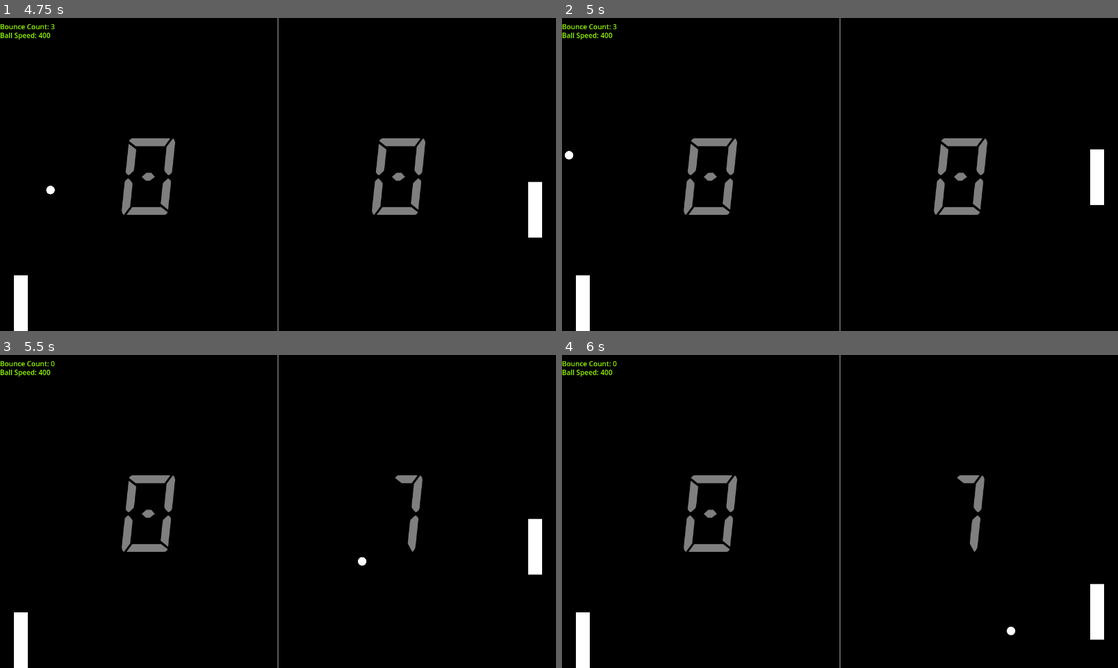
Above: before the commit, frames 1-4 (two rows, left to right).
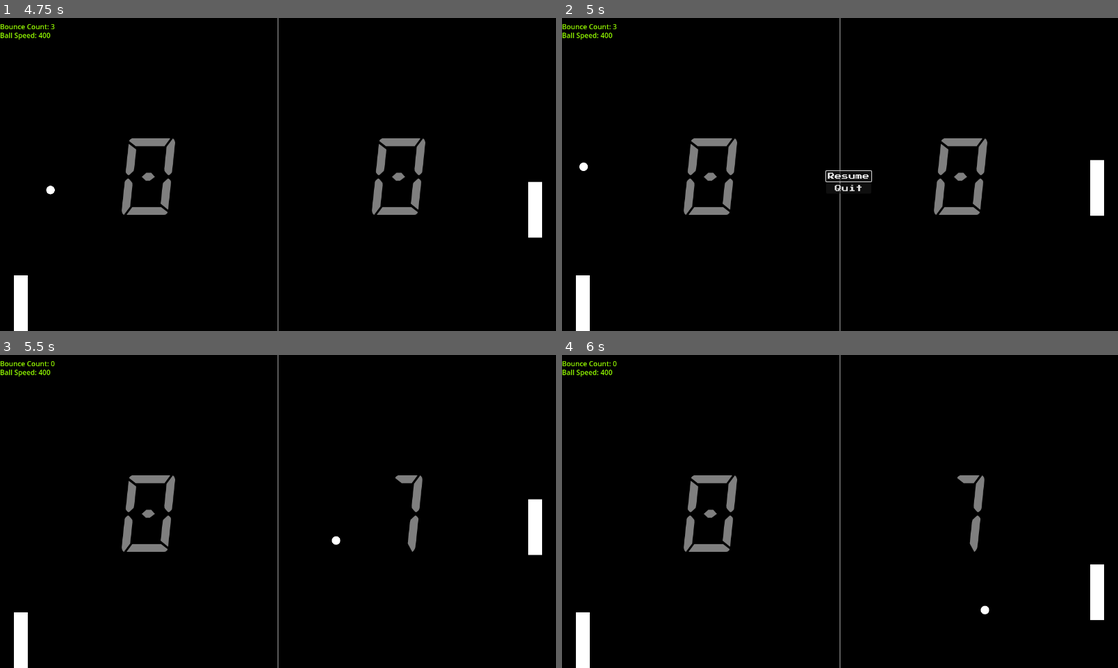
Above: after the commit, the same moments.

Repository: thejacer87/Pong
Game: Godot game, scene res://MainMenu/MainMenu.tscn
The game is run twice, just before and just after one commit, with the same random seed, the same clock (stepped at 60 frames per second) and the same inputs.
Inputs (mouse positions are in pixels of both pictures, inside the frame that each line leads up to):
- Up to frame 1 (4.75 s): click "Start" at 0.5 s; hold A (paddle_rotate_up) 1.28-2.03 s; hold Space (smack) 1.28-2.03 s; hold S (paddle_down) 2.03-2.78 s; tap Space (smack) at 2.1, 3.6 s; hold Space (smack) 2.78-3.53 s; hold A (paddle_rotate_up) 2.78-4.28 s; hold S (paddle_down) from 4.28 s (still down); hold Space (smack) from 4.28 s (still down)
- Up to frame 2 (5 s): keep holding S (paddle_down); keep holding Space (smack); tap Escape (ui_cancel) at 4.9 s
- Up to frame 3 (5.5 s): release S (paddle_down) at 5 s; release Space (smack) at 5 s; click (289, 514) at 5 s, where only the run after the commit has a clickable "Resume"
- Up to frame 4 (6 s): hold S (paddle_down) from 5.78 s (still down); tap Space (smack) at 5.85 s

Frame 1 is identical in both runs. In frame 2, 0.5% of the frame differs, in the area x 0-98%, y 42-64%; in frame 3, 0.4%; in frame 4, 0.4%.

Commit message:
Adds full game loop with pause menu

Diff:
--- a/Main.gd
+++ b/Main.gd
@@ -5,16 +5,48 @@
 @onready var paddle_2 = $AI
 @onready var zone_1 = $ScoringZone1
 @onready var zone_2 = $ScoringZone2
+@onready var pause = $Pause
 
-# Called when the node enters the scene tree for the first time.
+const winning_score = 2
+
 func _ready():
-	zone_1.connect("scored", _on_scored.bind(paddle_2))
-	zone_2.scored.connect(_on_scored.bind(paddle_1))
+	reset()
 
-# Called every frame. 'delta' is the elapsed time since the previous frame.
-func _process(delta):
-	pass
+func _input(event):
+	if event.is_action_pressed("ui_cancel"):
+		pause_game()
 
-func _on_scored(paddle):
+func on_scored(paddle):
 	paddle.add_points()
 	ball.reset_ball()
+
+	if paddle_1.score >= winning_score:
+		show_gameover("Congrats, Player 1 \n You won!")
+	if paddle_2.score >= winning_score:
+		show_gameover("Congrats, Player 2 \n You won!")
+
+func show_gameover(message: String):
+	get_tree().paused = true
+	var gameover = preload("res://gameover.tscn").instantiate()
+	gameover.set_message(message)
+	get_tree().get_root().add_child(gameover)
+
+func reset():
+	unpause_game()
+	zone_1.scored.connect(on_scored.bind(paddle_2))
+	zone_2.scored.connect(on_scored.bind(paddle_1))
+	paddle_1.score = 0
+	paddle_2.score = 0
+	pause.resume_game.connect(unpause_game)
+	pause.go_to_main_menu.connect(go_to_main_menu)
+
+func pause_game():
+	pause.visible = true
+	get_tree().paused = true
+
+func unpause_game():
+	pause.visible = false
+	get_tree().paused = false
+
+func go_to_main_menu():
+	get_tree().change_scene_to_file("res://MainMenu/MainMenu.tscn")
--- a/Main.tscn
+++ b/Main.tscn
@@ -8,6 +8,7 @@
 [ext_resource type="PackedScene" uid="uid://tp8y8cy65yo6" path="res://ScoringZone.tscn" id="4_aaibv"]
 [ext_resource type="PackedScene" uid="uid://0t7fdjjkiswj" path="res://UI.tscn" id="5_wcver"]
 [ext_resource type="PackedScene" uid="uid://dcu7vk4rkix10" path="res://AI.tscn" id="8_wi2pc"]
+[ext_resource type="PackedScene" uid="uid://vh25a5e1avc1" path="res://pause.tscn" id="9_502vg"]
 
 [node name="Main" type="Node2D"]
 script = ExtResource("1_s0q0m")
@@ -46,3 +47,8 @@
 
 [node name="AI" parent="." instance=ExtResource("8_wi2pc")]
 position = Vector2(1232, 320)
+
+[node name="Pause" parent="." instance=ExtResource("9_502vg")]
+visible = false
+grow_horizontal = 2
+grow_vertical = 2
--- a/MainMenu/MainMenu.tscn
+++ b/MainMenu/MainMenu.tscn
@@ -5,14 +5,16 @@
 [ext_resource type="FontFile" uid="uid://dv6ugfdmiq64g" path="res://assets/PressStart2P-Regular.ttf" id="3_yx3d3"]
 
 [node name="MainMenu" type="Control"]
+process_mode = 3
 layout_mode = 3
 anchors_preset = 15
 anchor_right = 1.0
 anchor_bottom = 1.0
+grow_horizontal = 2
+grow_vertical = 2
 script = ExtResource("1_7c3jp")
 
 [node name="TextureRect" type="TextureRect" parent="."]
-layout_mode = 0
 offset_left = -3.05176e-05
 offset_right = 1974.0
 offset_bottom = 1458.0
@@ -20,14 +22,12 @@
 texture = ExtResource("3_od7as")
 
 [node name="VBoxContainer2" type="VBoxContainer" parent="."]
-layout_mode = 0
 offset_left = 464.0
 offset_top = 88.0
 offset_right = 864.0
 offset_bottom = 191.0
 
 [node name="Label" type="Label" parent="VBoxContainer2"]
-layout_mode = 2
 offset_right = 400.0
 offset_bottom = 103.0
 theme_override_colors/font_color = Color(1, 1, 1, 1)
@@ -38,7 +38,6 @@
 vertical_alignment = 1
 
 [node name="VBoxContainer" type="VBoxContainer" parent="."]
-layout_mode = 1
 anchors_preset = 8
 anchor_left = 0.5
 anchor_top = 0.5
@@ -54,7 +53,6 @@
 alignment = 1
 
 [node name="StartButton" type="Button" parent="VBoxContainer"]
-layout_mode = 2
 offset_top = 10.0
 offset_right = 120.0
 offset_bottom = 34.0
@@ -63,7 +61,6 @@
 text = "Start"
 
 [node name="OptionsButton" type="Button" parent="VBoxContainer"]
-layout_mode = 2
 offset_top = 38.0
 offset_right = 120.0
 offset_bottom = 62.0
@@ -71,7 +68,6 @@
 text = "Options"
 
 [node name="QuitButton" type="Button" parent="VBoxContainer"]
-layout_mode = 2
 offset_top = 66.0
 offset_right = 120.0
 offset_bottom = 90.0
--- a/UI.tscn
+++ b/UI.tscn
@@ -14,6 +14,7 @@
 font_color = Color(1, 1, 1, 0.498039)
 
 [node name="UI" type="Control"]
+process_mode = 3
 layout_mode = 3
 anchors_preset = 15
 anchor_right = 1.0
--- /dev/null
+++ b/gameover.gd
@@ -0,0 +1,18 @@
+extends Control
+
+# Called when the node enters the scene tree for the first time.
+func _ready():
+	pass # Replace with function body.
+
+# Called every frame. 'delta' is the elapsed time since the previous frame.
+func _process(delta):
+	pass
+
+func set_message(message: String):
+	$VBoxContainer/Label.text = message
+
+func _on_replay_pressed():
+	get_tree().change_scene_to_file("res://Main.tscn")
+
+func _on_main_menu_pressed():
+	get_tree().change_scene_to_file("res://MainMenu/MainMenu.tscn")
--- /dev/null
+++ b/gameover.tscn
@@ -0,0 +1,63 @@
+[gd_scene load_steps=5 format=3 uid="uid://p5rcpw8xtwmr"]
+
+[ext_resource type="Script" path="res://gameover.gd" id="1_wn3wt"]
+[ext_resource type="Texture2D" uid="uid://dkbso8ph6t6hm" path="res://assets/pixel.png" id="2_ejhei"]
+[ext_resource type="FontFile" uid="uid://dv6ugfdmiq64g" path="res://assets/PressStart2P-Regular.ttf" id="2_icfgt"]
+
+[sub_resource type="LabelSettings" id="LabelSettings_rl3s5"]
+font = ExtResource("2_icfgt")
+font_size = 26
+
+[node name="Gameover" type="Control"]
+process_mode = 3
+layout_mode = 3
+anchors_preset = 0
+offset_left = 408.0
+offset_top = 320.0
+offset_right = 408.0
+offset_bottom = 320.0
+script = ExtResource("1_wn3wt")
+
+[node name="TextureRect" type="TextureRect" parent="."]
+modulate = Color(0.099986, 0.099986, 0.099986, 0.588235)
+offset_left = -24.0
+offset_top = -32.0
+offset_right = 16.0
+offset_bottom = 8.0
+scale = Vector2(12.908, 3.70911)
+texture = ExtResource("2_ejhei")
+
+[node name="VBoxContainer" type="VBoxContainer" parent="."]
+offset_right = 160.0
+offset_bottom = 61.0
+alignment = 1
+metadata/_edit_use_anchors_ = true
+
+[node name="Label" type="Label" parent="VBoxContainer"]
+offset_right = 468.0
+offset_bottom = 58.0
+text = "Congrats, Player 1
+ You won!"
+label_settings = SubResource("LabelSettings_rl3s5")
+horizontal_alignment = 1
+
+[node name="HBoxContainer" type="HBoxContainer" parent="VBoxContainer"]
+offset_top = 62.0
+offset_right = 468.0
+offset_bottom = 93.0
+alignment = 1
+
+[node name="Replay" type="Button" parent="VBoxContainer/HBoxContainer"]
+offset_left = 154.0
+offset_right = 214.0
+offset_bottom = 31.0
+text = "Replay"
+
+[node name="MainMenu" type="Button" parent="VBoxContainer/HBoxContainer"]
+offset_left = 218.0
+offset_right = 314.0
+offset_bottom = 31.0
+text = "Main Menu"
+
+[connection signal="pressed" from="VBoxContainer/HBoxContainer/Replay" to="." method="_on_replay_pressed"]
+[connection signal="pressed" from="VBoxContainer/HBoxContainer/MainMenu" to="." method="_on_main_menu_pressed"]
--- /dev/null
+++ b/pause.gd
@@ -0,0 +1,16 @@
+extends Control
+
+signal resume_game
+signal go_to_main_menu
+
+func _ready():
+	$VBoxContainer/Resume.grab_focus()
+
+func _on_resume_pressed():
+	emit_signal("resume_game")
+
+func _on_quit_pressed():
+	emit_signal("go_to_main_menu")
+
+func _on_visibility_changed():
+	$VBoxContainer/Resume.grab_focus()
--- /dev/null
+++ b/pause.tscn
@@ -0,0 +1,37 @@
+[gd_scene load_steps=3 format=3 uid="uid://vh25a5e1avc1"]
+
+[ext_resource type="FontFile" uid="uid://dv6ugfdmiq64g" path="res://assets/PressStart2P-Regular.ttf" id="1_h86bd"]
+[ext_resource type="Script" path="res://pause.gd" id="1_pp7hg"]
+
+[node name="Pause" type="Control"]
+process_mode = 3
+layout_mode = 3
+anchors_preset = 15
+anchor_right = 1.0
+anchor_bottom = 1.0
+script = ExtResource("1_pp7hg")
+
+[node name="VBoxContainer" type="VBoxContainer" parent="."]
+offset_left = 608.0
+offset_top = 352.0
+offset_right = 678.0
+offset_bottom = 418.0
+
+[node name="Resume" type="Button" parent="VBoxContainer"]
+offset_right = 104.0
+offset_bottom = 24.0
+focus_neighbor_top = NodePath("../Quit")
+theme_override_fonts/font = ExtResource("1_h86bd")
+text = "Resume"
+
+[node name="Quit" type="Button" parent="VBoxContainer"]
+offset_top = 28.0
+offset_right = 104.0
+offset_bottom = 52.0
+focus_neighbor_bottom = NodePath("../Resume")
+theme_override_fonts/font = ExtResource("1_h86bd")
+text = "Quit"
+
+[connection signal="visibility_changed" from="." to="." method="_on_visibility_changed"]
+[connection signal="pressed" from="VBoxContainer/Resume" to="." method="_on_resume_pressed"]
+[connection signal="pressed" from="VBoxContainer/Quit" to="." method="_on_quit_pressed"]
--- a/project.godot
+++ b/project.godot
@@ -45,6 +45,34 @@
 
 [input]
 
+ui_left={
+"deadzone": 0.5,
+"events": [Object(InputEventKey,"resource_local_to_scene":false,"resource_name":"","device":0,"window_id":0,"alt_pressed":false,"shift_pressed":false,"ctrl_pressed":false,"meta_pressed":false,"pressed":false,"keycode":4194319,"physical_keycode":0,"unicode":4194319,"echo":false,"script":null)
+, Object(InputEventJoypadButton,"resource_local_to_scene":false,"resource_name":"","device":0,"button_index":13,"pressure":0.0,"pressed":false,"script":null)
+, Object(InputEventKey,"resource_local_to_scene":false,"resource_name":"","device":0,"window_id":0,"alt_pressed":false,"shift_pressed":false,"ctrl_pressed":false,"meta_pressed":false,"pressed":false,"keycode":0,"physical_keycode":65,"unicode":0,"echo":false,"script":null)
+]
+}
+ui_right={
+"deadzone": 0.5,
+"events": [Object(InputEventKey,"resource_local_to_scene":false,"resource_name":"","device":0,"window_id":0,"alt_pressed":false,"shift_pressed":false,"ctrl_pressed":false,"meta_pressed":false,"pressed":false,"keycode":4194321,"physical_keycode":0,"unicode":4194321,"echo":false,"script":null)
+, Object(InputEventJoypadButton,"resource_local_to_scene":false,"resource_name":"","device":0,"button_index":14,"pressure":0.0,"pressed":false,"script":null)
+, Object(InputEventKey,"resource_local_to_scene":false,"resource_name":"","device":0,"window_id":0,"alt_pressed":false,"shift_pressed":false,"ctrl_pressed":false,"meta_pressed":false,"pressed":false,"keycode":0,"physical_keycode":68,"unicode":0,"echo":false,"script":null)
+]
+}
+ui_up={
+"deadzone": 0.5,
+"events": [Object(InputEventKey,"resource_local_to_scene":false,"resource_name":"","device":0,"window_id":0,"alt_pressed":false,"shift_pressed":false,"ctrl_pressed":false,"meta_pressed":false,"pressed":false,"keycode":4194320,"physical_keycode":0,"unicode":4194320,"echo":false,"script":null)
+, Object(InputEventJoypadButton,"resource_local_to_scene":false,"resource_name":"","device":0,"button_index":11,"pressure":0.0,"pressed":false,"script":null)
+, Object(InputEventKey,"resource_local_to_scene":false,"resource_name":"","device":0,"window_id":0,"alt_pressed":false,"shift_pressed":false,"ctrl_pressed":false,"meta_pressed":false,"pressed":false,"keycode":0,"physical_keycode":87,"unicode":0,"echo":false,"script":null)
+]
+}
+ui_down={
+"deadzone": 0.5,
+"events": [Object(InputEventKey,"resource_local_to_scene":false,"resource_name":"","device":0,"window_id":0,"alt_pressed":false,"shift_pressed":false,"ctrl_pressed":false,"meta_pressed":false,"pressed":false,"keycode":4194322,"physical_keycode":0,"unicode":4194322,"echo":false,"script":null)
+, Object(InputEventJoypadButton,"resource_local_to_scene":false,"resource_name":"","device":0,"button_index":12,"pressure":0.0,"pressed":false,"script":null)
+, Object(InputEventKey,"resource_local_to_scene":false,"resource_name":"","device":0,"window_id":0,"alt_pressed":false,"shift_pressed":false,"ctrl_pressed":false,"meta_pressed":false,"pressed":false,"keycode":0,"physical_keycode":83,"unicode":0,"echo":false,"script":null)
+]
+}
 paddle_up={
 "deadzone": 0.5,
 "events": [Object(InputEventKey,"resource_local_to_scene":false,"resource_name":"","device":0,"window_id":0,"alt_pressed":false,"shift_pressed":false,"ctrl_pressed":false,"meta_pressed":false,"pressed":false,"keycode":0,"physical_keycode":4194320,"unicode":0,"echo":false,"script":null)
Not shown: 1 places in Main.tscn that only renumber resources
